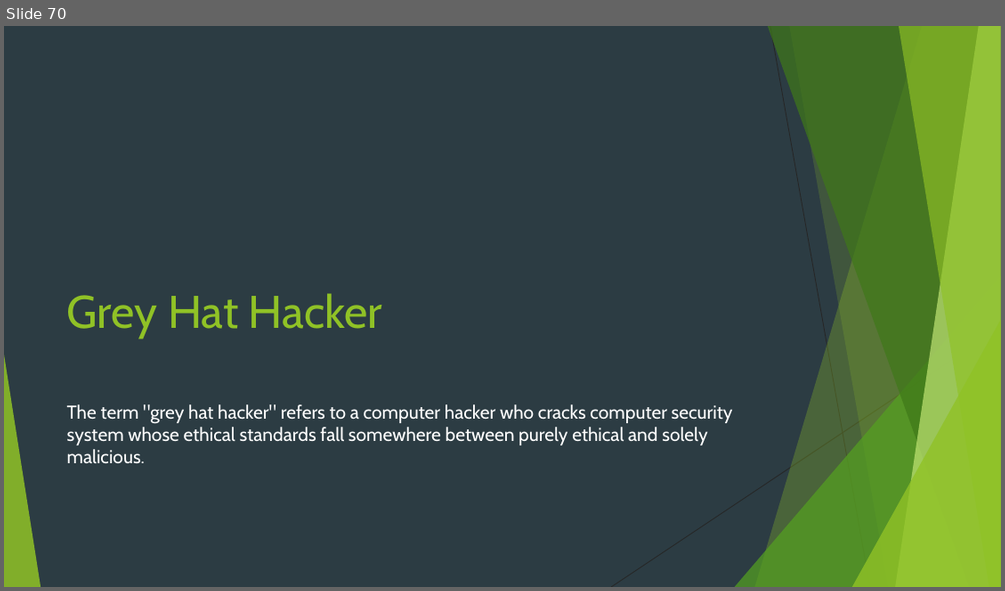
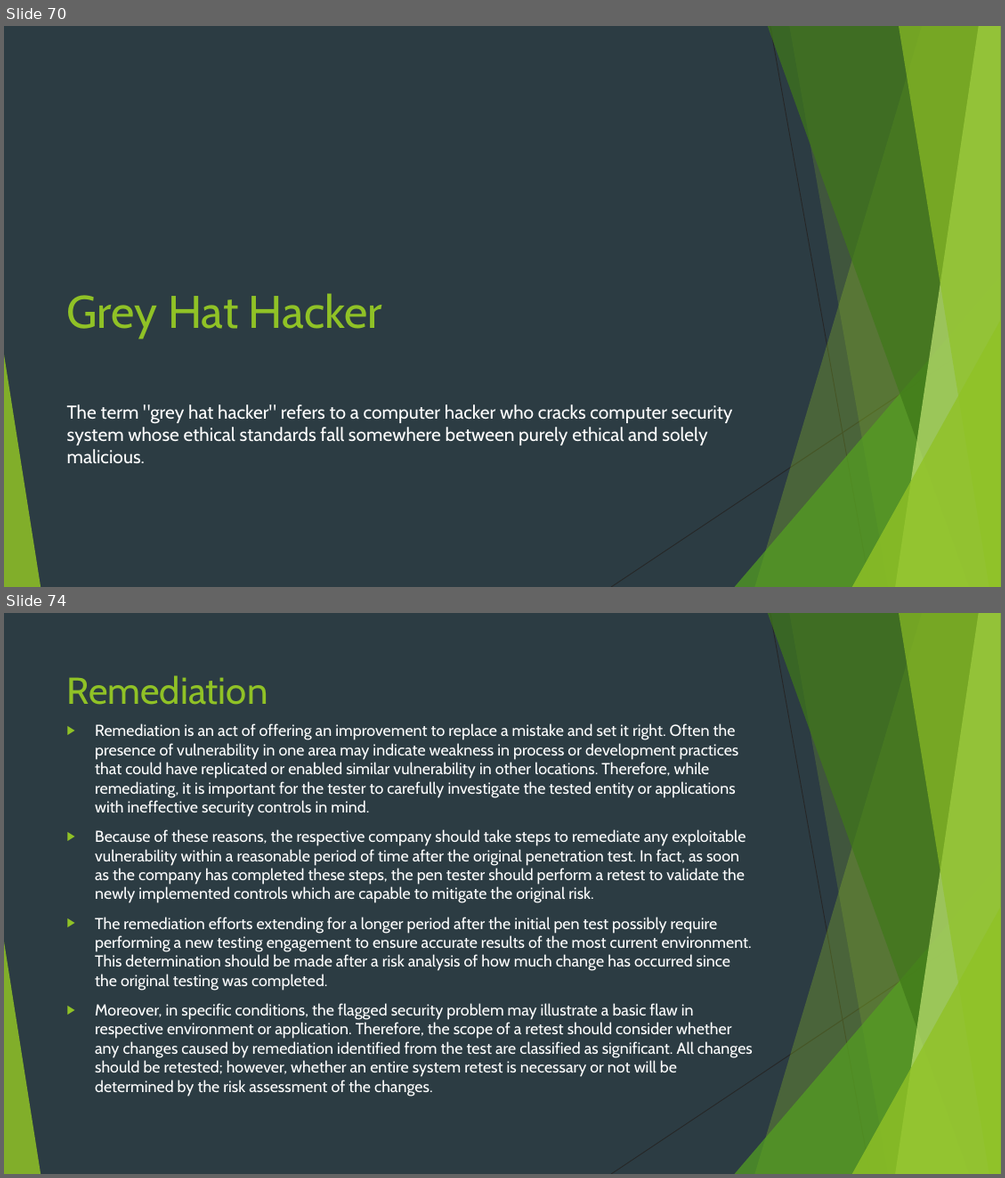
Before and after one commit to Navo26/SecurityTesting, a slide deck: PENETRATION TESTING.pptx. Shown one above the other, each under a label of ours: slide 70 before the commit, slides 70 and 74 after it; the slides between them are not shown. The pictures are 1005x591 and 1005x1178 pixels, drawn with LibreOffice and Linux fonts; fonts in the diff are those of the drawing. Boxes give left, top, right and bottom in pixels: in the first picture for what was removed or moved away, otherwise in the second. Text is boxed around its words. In the diff, an @@ line names an element or a change of style, - is before the commit and + after.

```diff
--- a/PENETRATION TESTING.pptx
+++ b/PENETRATION TESTING.pptx
@@ slide 74 added at box(4, 613, 1001, 1174), background #2C3C43; not listed: 10 template elements that a slide beside it also shows @@
@@ title added at box(67, 675, 268, 705), 36 pt, text #90C226 @@
+Remediation
@@ text added at box(95, 723, 752, 1096), 15.3 pt, text #FFFFFF @@
+▶ Remediation is an act of offering an improvement to replace a mistake and set it right. Often the presence of vulnerability in one area may indicate weakness in process or development practices that could have replicated or enabled similar vulnerability in other locations. Therefore, while remediating, it is important for the tester to carefully investigate the tested entity or applications with ineffective security controls in mind.
+▶ Because of these reasons, the respective company should take steps to remediate any exploitable vulnerability within a reasonable period of time after the original penetration test. In fact, as soon as the company has completed these steps, the pen tester should perform a retest to validate the newly implemented controls which are capable to mitigate the original risk.
+▶ The remediation efforts extending for a longer period after the initial pen test possibly require performing a new testing engagement to ensure accurate results of the most current environment. This determination should be made after a risk analysis of how much change has occurred since the original testing was completed.
+▶ Moreover, in specific conditions, the flagged security problem may illustrate a basic flaw in respective environment or application. Therefore, the scope of a retest should consider whether any changes caused by remediation identified from the test are classified as significant. All changes should be retested; however, whether an entire system retest is necessary or not will be determined by the risk assessment of the changes.
```
Also in this commit, not shown: 4 other slides added.
